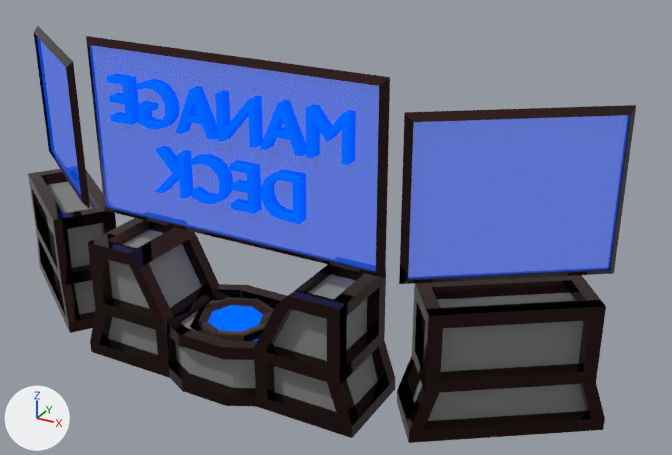
The Blender file TCG-Assets/deck-manager/tcg-deck-manager-prototype-1.blend: old version first, new version second.
Rendered twice from a camera (50 mm lens) standing at (3.7, -5.13, 3.98) and looking at (0.59, 0.53, 1.15). The lights are fixed; the arrows at lower left show +X, +Y and +Z. Objects named as collision shapes, trigger or cutter boxes, shadow casters or lower levels of detail are left out.

The scene before the commit, as lines of its bpy script (objects in view):
```python
me_cube_003 = bpy.data.meshes.new('Cube.003')
me_cube_003.from_pydata(...)  # 848 vertices, 859 faces; spans x -2.72..2.72, y -0.45..1.01, z 0.0..2.5
# faces by material slot: [398, 43, 412, 6]
me_cube_003.materials.append(mat_metallic_frame)  # brown #453030
me_cube_003.materials.append(mat_matte_grey_0)  # grey #959595
me_cube_003.materials.append(mat_emission_blue_0)  # blue #0050e7
me_cube_003.materials.append(mat_transparent_blue_0)  # blue #0041bc
me_cylinder_001 = bpy.data.meshes.new('Cylinder.001')
me_cylinder_001.from_pydata(...)  # 64 vertices, 118 faces; spans x -0.35..0.35, y -0.35..0.35, z 0.4..0.482
# faces by material slot: [96, 22]
me_cylinder_001.materials.append(mat_metallic_frame)  # brown #453030
me_cylinder_001.materials.append(mat_emission_blue_0)  # blue #0050e7
ob_card_character_display = bpy.data.objects.new('card-character-display', me_cylinder_001)
ob_card_character_display.location = (0.0, 0.0, 0.0)
ob_deck_manager = bpy.data.objects.new('deck-manager', me_cube_003)
ob_deck_manager.location = (0.0, 0.0, 0.0)
```
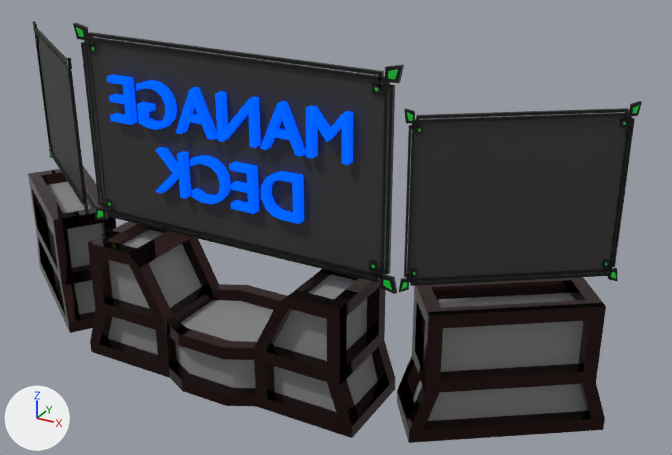
Pixel boxes [x1, y1, x2, y2] of what changed, in the pictures (672 x 455 px; the box of a moved part takes in the faces that stretch with it):
'deck-manager', reshaped: before [28, 26, 636, 443]; after [28, 21, 642, 443]
'card-character-display', hidden: before [190, 297, 274, 342]
part 1 of me_cube_003, moved or reshaped: before [408, 115, 629, 279]; after [409, 116, 629, 279]
part 2 of me_cube_003, rebuilt (not visible afterwards): before [86, 36, 390, 278]
part 3 of me_cube_003, rebuilt (7% taller): before [399, 105, 636, 284]; after [399, 101, 642, 292]
part 4 of me_cube_003, rebuilt: before [34, 26, 90, 209]; after [32, 21, 89, 214]
part 5 of me_cube_003, rebuilt: before [89, 45, 379, 271]; after [88, 41, 385, 274]
part 6 of me_cube_003, moved or reshaped: before [31, 172, 606, 443]; after [73, 23, 404, 294]
part 7 of me_cube_003, recoloured: before [37, 37, 81, 195]; after [38, 37, 82, 194]

Diff of the bpy script that builds the scene:
```diff
--- a/TCG-Assets/deck-manager/tcg-deck-manager-prototype-1.blend.py
+++ b/TCG-Assets/deck-manager/tcg-deck-manager-prototype-1.blend.py
@@ img_palette_emission_png @@
+img_palette_emission_png = load_image('palette_emission.png', '../palette_emission.png', 64, 64, 'sRGB')
@@ img_palette_color_png @@
+img_palette_color_png = load_image('palette_color.png', '../palette_color.png', 64, 64, 'sRGB')
@@ mat_material @@
+mat_material = bpy.data.materials.new('Material')
+# uses the picture img_palette_color_png
+# uses the picture img_palette_emission_png
@@ me_cube_003 @@
 # used by ob_deck_manager; location = (0.0, 0.0, 0.0)
-me_cube_003.from_pydata(...)  # 848 vertices, 859 faces; spans x -2.72..2.72, y -0.45..1.01, z 0.0..2.5
+me_cube_003.from_pydata(...)  # 1426 vertices, 1454 faces, 45 loose edges; spans x -2.72..2.72, y -0.45..1.01, z 0.0..2.59
+# me_cube_003 part 1: the loose piece of 4 vertices spanning x 1.43..2.57, y 0.0..0.8, z 1.15..2.25 is moved by (0.01, -0.01, 0.0), in mat_material
+# me_cube_003 part 2: the loose piece of 12 vertices spanning x -1.25..1.25, y -0.03..0.02, z 1.1..2.5 is rebuilt with 4 vertices and now spans x -1.24..1.24, y 0.02, z 1.11..2.48, in mat_material
+# me_cube_003 part 3: the loose piece of 12 vertices spanning x 1.37..2.6, y -0.02..0.85, z 1.1..2.3 is rebuilt with 256 vertices and now spans x 1.38..2.64, y -0.06..0.84, z 1.06..2.33, in mat_material
+# me_cube_003 part 4: the loose piece of 12 vertices spanning x -2.6..-1.37, y -0.02..0.85, z 1.1..2.3 is rebuilt with 256 vertices and now spans x -2.63..-1.37, y -0.04..0.85, z 1.06..2.33, in mat_material
+# me_cube_003 part 5: the loose piece of 4 vertices spanning x -1.2..1.2, y 0.0, z 1.15..2.45 is rebuilt with 4 vertices and now spans x -1.24..1.24, y 0.02, z 1.11..2.48, in mat_material
+# me_cube_003 part 6: 150 vertices removed from x -2.72..2.72, y -0.35..1.01, z 0.0..1.0; 252 vertices added at x -1.34..1.34, y 0.0..0.03, z 1.01..2.59
+# me_cube_003 part 7: 2 faces spanning x -2.58..-1.43, y 0.0..0.81, z 1.15..2.25 switch from mat_transparent_blue_0 (blue #0041bc) to mat_material
 me_cube_003.materials.append(mat_metallic_frame)
@@ ob_card_character_display @@
 ob_card_character_display.location = (0.0, 0.0, 0.0)
+ob_card_character_display.hide_set(True)
```
